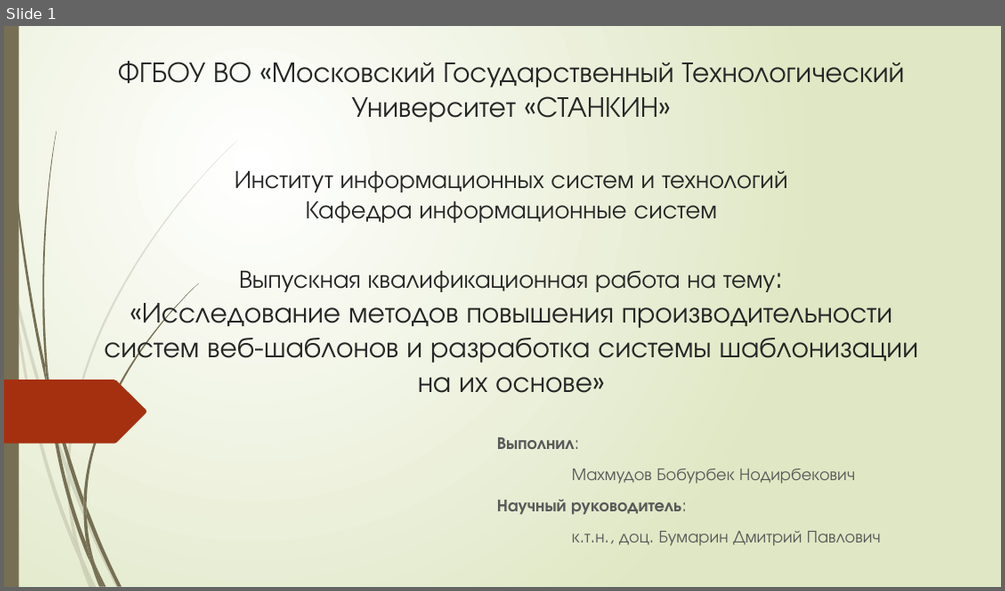
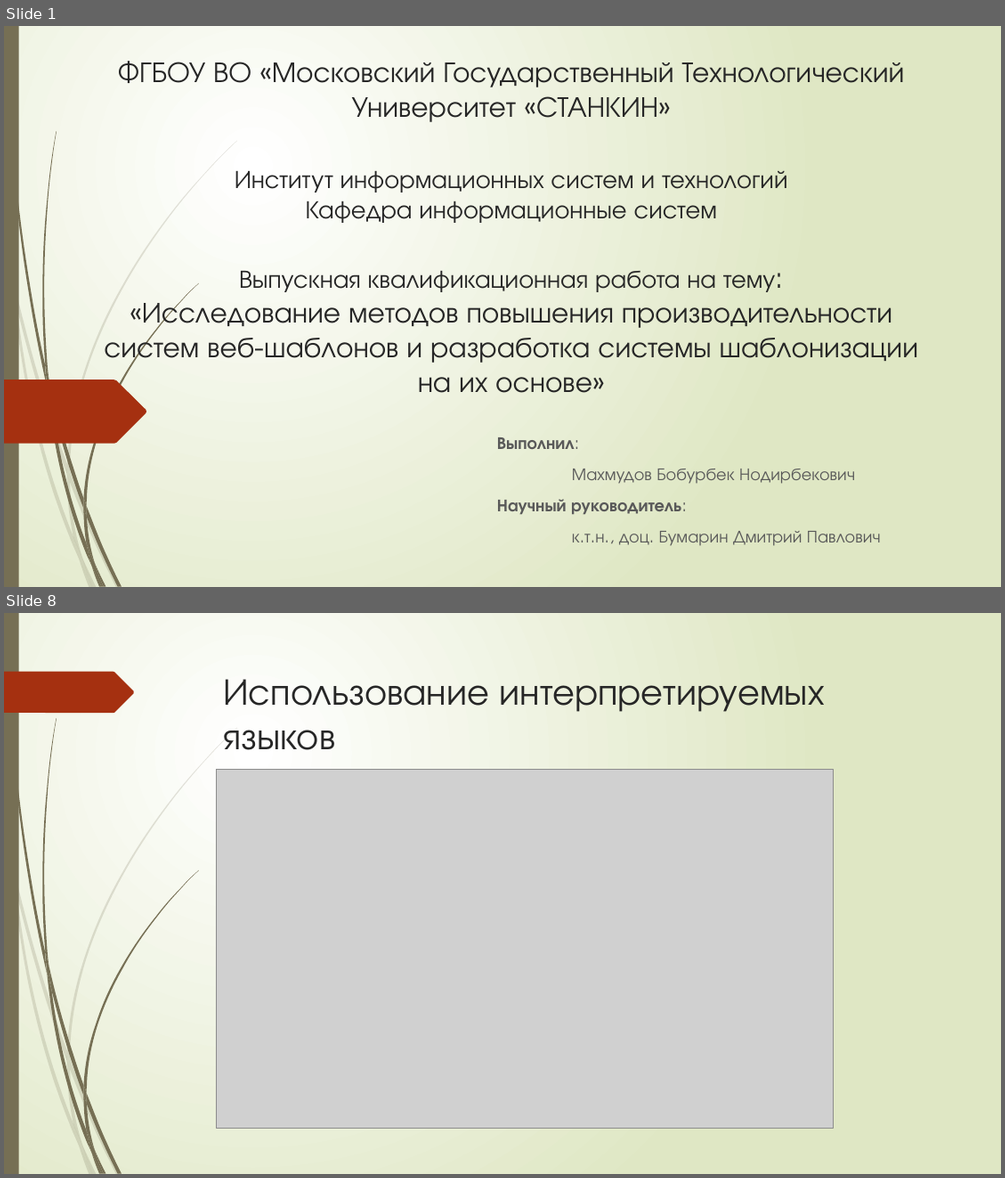
Before and after one commit to bobs4462/tachyon, a slide deck: docs/Презентация ВКР.pptx. Shown one above the other, each under a label of ours: slide 1 before the commit, slides 1 and 8 after it; the slides between them are not shown. The pictures are 1005x591 and 1005x1178 pixels, drawn with LibreOffice and Linux fonts; fonts in the diff are those of the drawing; grey boxes stand for pictures. Boxes give left, top, right and bottom in pixels: in the first picture for what was removed or moved away, otherwise in the second. Text is boxed around its words. In the diff, an @@ line names an element or a change of style, - is before the commit and + after.

```diff
--- a/docs/Презентация ВКР.pptx
+++ b/docs/Презентация ВКР.pptx
@@ slide 8 added at (4,613,1001,1174), background gradient #FFFFFF to #DFE8C4; not listed: 23 template elements that a slide beside it also shows @@
@@ freeform shape added at (4,672,134,713), fill #A53010 @@
@@ title added at (224,679,825,750), 36 pt, text #262626 @@
+Использование интерпретируемых языков
@@ picture added at (217,769,833,1127) @@
```
Also in this commit, not shown: 9 other slides added.
